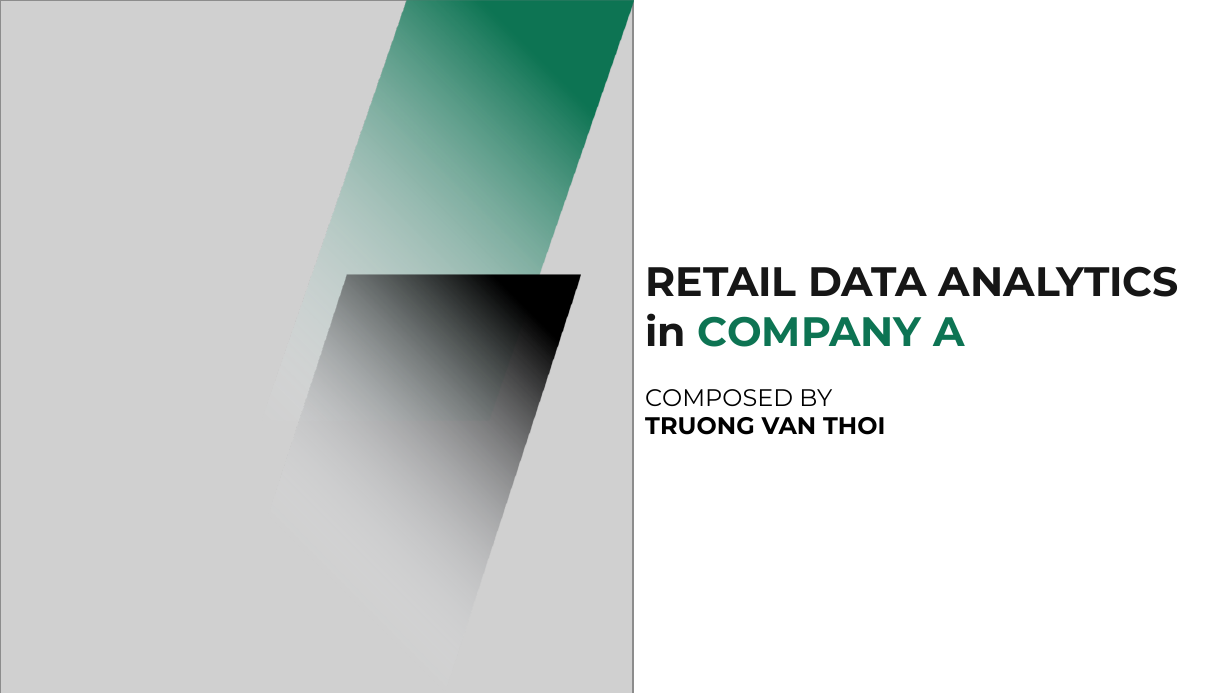
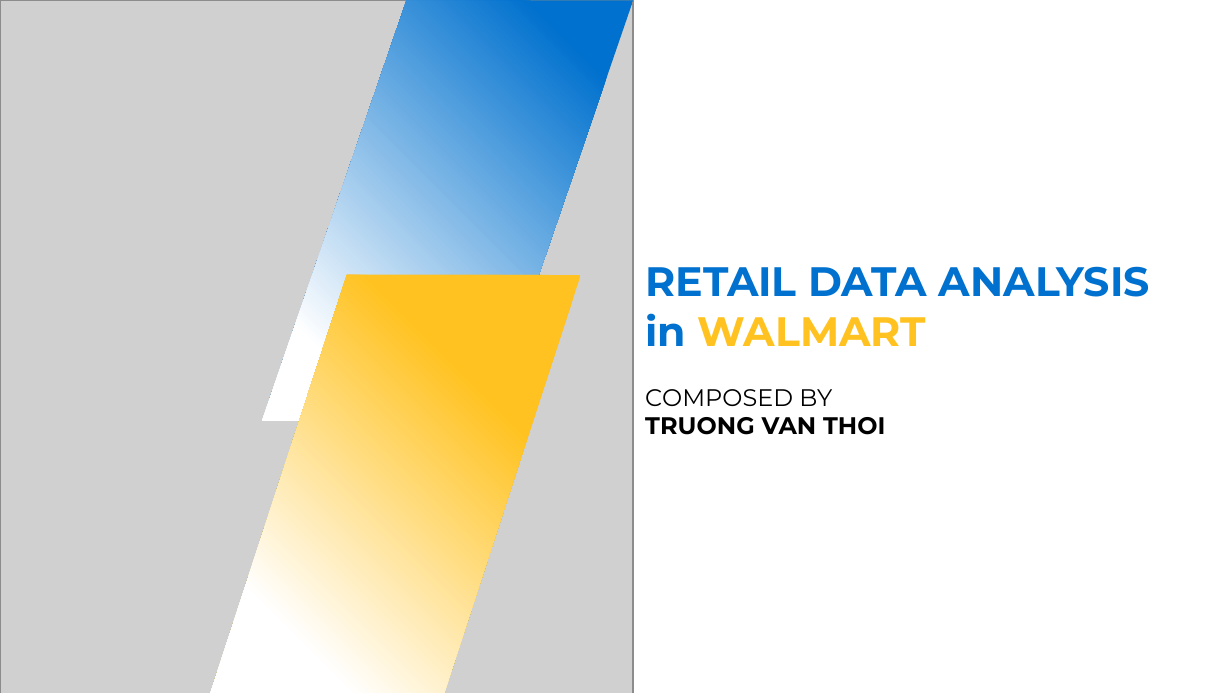
Before and after one commit to passat05/retail-data-analysis, a slide deck: slide 1 of ThoiTV_Retail_Data_Analysis.pptx. Drawn at 1232x693 pixels with LibreOffice and Linux fonts; fonts in the diff are those of the drawing; grey boxes stand for pictures. Boxes give left, top, right and bottom in pixels: in the first picture for what was removed or moved away, otherwise in the second. Text is boxed around its words. In the diff, an @@ line names an element or a change of style, - is before the commit and + after.

```diff
--- a/ThoiTV_Retail_Data_Analysis.pptx
+++ b/ThoiTV_Retail_Data_Analysis.pptx
@@ parallelogram at (262, 0, 633, 420): fill gradient #0D7453 to #F6F9FE to gradient #0071CE to #FFFFFF @@
@@ text at (645, 266, 1150, 346): text changed; text colour #161616 to #0071CE @@
-RETAIL DATA ANALYTICS
-in COMPANY A
+RETAIL DATA ANALYSIS
+in WALMART
@@ parallelogram at (209, 275, 580, 693): fill gradient #000000 to #F6F9FE to gradient #FFC220 to #FFFFFF @@
```
Also in this commit, not shown: 8 other slides changed.
